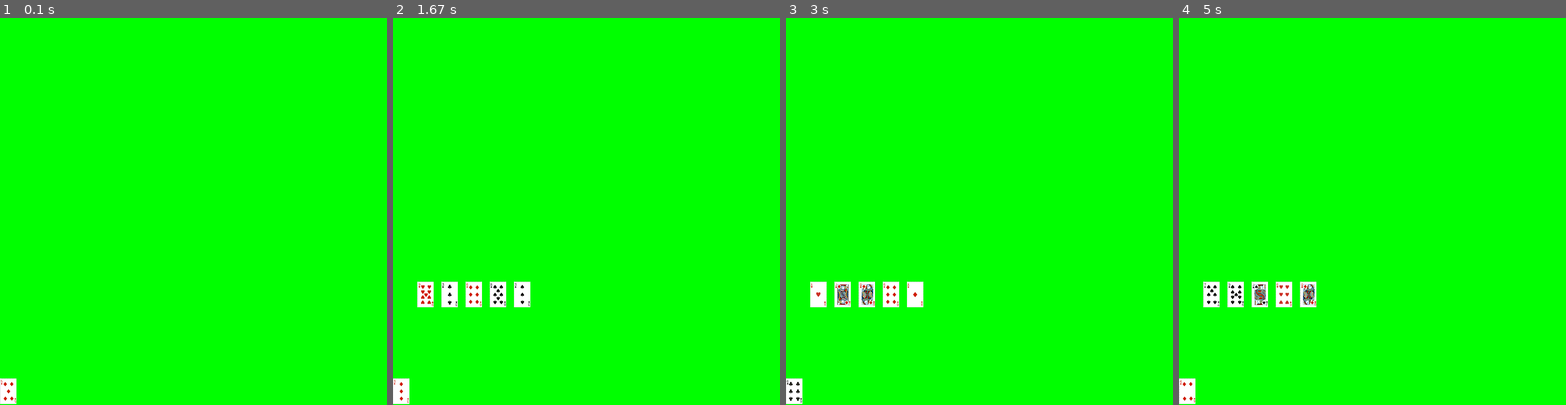
Above: before the commit, frames 1-4 (left to right).
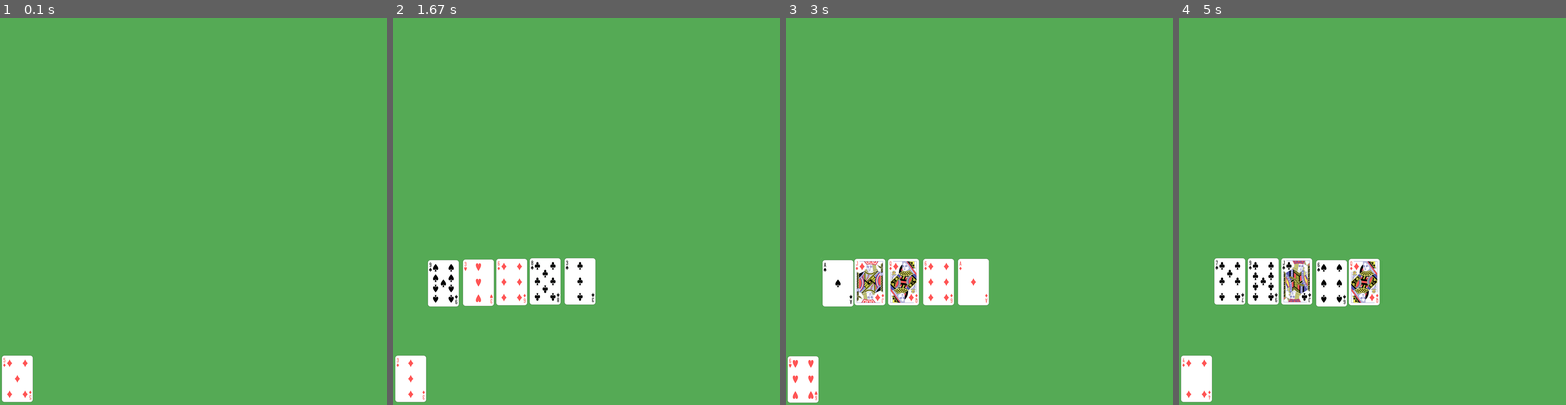
Above: after the commit, the same moments.

Repository: carlopinto/python-exercises
Game: pygame game, started from PyGameExercises/draw_playing_cards.py
Two runs of this game, one before a commit and one after it. Both use one fixed random seed, a clock stepped at 60 frames per second and the inputs below.
Inputs:
- Up to frame 1 (0.1 s): no input
- Up to frame 2 (1.67 s): tap Space at 0.33, 0.73, 1.03, 1.23, 1.57 s
- Up to frame 3 (3 s): tap Space at 1.87, 2.07, 2.37, 2.63, 2.97 s
- Up to frame 4 (5 s): tap Space at 3.27, 3.4, 3.8, 4.1, 4.47, 4.87 s

The runs differ from the first frame. In frame 1, 100% of the frame differs, in the area x 0-100%, y 0-100%; in frame 2, 99%; in frame 3, 100%; in frame 4, 99%.

Commit message:
Add blackjack game made with pygame and higher res cards Adjust draw_playing_cards for new images

Diff:
--- /dev/null
+++ b/PyGameExercises/blackjack_pygame.py
@@ -0,0 +1,367 @@
+'''
+Blackjack
+-------------------------------------------------------------
+'''
+
+import pygame
+import time
+
+class Card:
+    suits = ['Spades', 'Hearts', 'Diamonds', 'Clubs']
+    cards = ["na",'A', '2', '3', '4', '5', '6', '7', '8', '9', '10', 'J', 'Q', 'K']
+    cards_dict = {'na': -1, 'A': 11, '2': 2, '3': 3, '4': 4, '5': 5, '6': 6,
+                '7': 7, '8': 8, '9': 9, '10': 10, 'J': 10, 'Q': 10, 'K': 10}
+
+    def __init__(self, suit, rank, img, target_posn, curr_patch_num):
+        self.suit = suit
+        self.card = self.cards[rank]
+        self.value = self.cards_dict[self.cards[rank]]
+        self.img = img
+        self.init_posn = target_posn
+        self.posn = target_posn
+        self.card_width = 70
+        self.card_height = 103
+        self.curr_patch_num = (curr_patch_num[0] * self.card_height, curr_patch_num[1] * self.card_width)
+
+    def __str__(self):
+        return (self.card + " of " + self.suits[self.suit])
+
+    def update(self):
+        return
+
+    def draw(self, target_surface):
+        patch_rect = (self.curr_patch_num[1], self.curr_patch_num[0], self.card_width, self.card_height)
+        target_surface.blit(self.img, self.posn, patch_rect)
+
+
+class Deck:
+    def __init__(self, playing_cards, ):
+        self.cards = []
+        # Create a sprite object for each card, and populate our list.
+        for row in range(0, 4):
+            for col in range(1, 14):
+                a_card = Card(row, col, playing_cards, (0, 0), (row, col - 1)) # (row * self.card_height, (col-1) * self.card_width))
+                self.cards.append(a_card)
+
+    def print_deck(self):
+        for card in self.cards:
+            print(card)
+
+    def __str__(self):
+        s = ""
+        for i in range(len(self.cards)):
+            s = s + " " * i + str(self.cards[i]) + "\n"
+        return s
+
+    def shuffle(self):
+        import random
+        rng = random.Random()        # Create a random generator
+        rng.shuffle(self.cards)      # Use its shuffle method
+
+    def remove(self, card):
+        if card in self.cards:
+            self.cards.remove(card)
+            return True
+        else:
+            return False
+
+    def pop(self):
+        """ Removes the last card in the list, so we are in effect dealing from the bottom of the deck """
+        return self.cards.pop()
+
+    def is_empty(self):
+        return self.cards == []
+
+    def deal(self, hands, num_cards=999):
+        num_hands = len(hands)
+        for i in range(num_cards):
+            if self.is_empty():
+                break                    # Break if out of cards
+            card = self.pop()            # Take the top card
+            hand = hands[i % num_hands]  # Whose turn is next?
+            hand.add(card)               # Add the card to the hand
+
+    def deal_hand(self, hand, num_cards=0):
+        if not self.is_empty():
+            card = self.pop()
+            hand.add(card)
+
+
+class Hand(Deck):
+
+    def __init__(self, name=""):
+       self.cards = []
+       self.name = name
+
+    def add(self, card):
+        self.cards.append(card)
+
+    def __str__(self):
+        s = "Hand " + self.name
+        if self.is_empty():
+            s += " is empty\n"
+        else:
+            s += " contains\n"
+        return s + Deck.__str__(self)
+
+class BlackjackGame():
+
+    def __init__(self):
+
+        pygame.init()
+        self.surface_sz = 800 # Proposed physical surface size. \
+        pygame.Surface
+        self.playing_cards = pygame.image.load("PyGameExercises/carddeck.png")
+        self.card_back_red = pygame.image.load("PyGameExercises/playing-card-back-red.jpg")
+        self.card_back_blue = pygame.image.load("PyGameExercises/playing-card-back-blue.jpg")
+
+        self.deck = Deck(self.playing_cards)
+        self.deck.shuffle()
+
+        # Make a hand for each player
+        self.hands = []
+        for name in ["Player", "Dealer"]:
+            self.hands.append(Hand(name))
+
+        self.player_score = 0
+        self.dealer_score = 0
+
+        # Create a font for rendering text
+        self.my_font = pygame.font.SysFont("Courier", 22)
+        self.my_font2 = pygame.font.SysFont("Courier", 32)
+        self.my_font_label = pygame.font.SysFont("Courier", 24)
+        # Make a new surface with an image of the text
+        self.update_instruction("Press SPACE to deal the first card...")
+        self.the_text = self.my_font.render("Press SPACE to deal the first card...", True, (0,0,0))
+        self.player_text = self.my_font2.render("PLAYER", True, (0,0,255))
+        self.dealer_text = self.my_font2.render("DEALER", True, (0,0,255))
+        self.pl_score = self.my_font.render(f"Player score: {self.player_score}", True, (0,0,0))
+        self.de_score = self.my_font.render(f"Dealer score: {self.dealer_score}", True, (0,0,0))
+        self.result_text = self.my_font2.render("", True, (255,0,0))
+
+        # step between cards on table
+        self.x_step = self.surface_sz / 6
+        self.y_step = self.surface_sz / 3
+
+    def deal(self, num_cards=0):
+        self.deck.deal(self.hands, num_cards)
+
+    def deal_hand(self, hand_index=0, num_cards=0):
+        self.deck.deal_hand(self.hands[hand_index], num_cards)
+
+    def update_scores(self, both_scores=True):
+        for (i, hand) in enumerate(self.hands):
+            for (c, card) in enumerate(hand.cards):
+                card.posn = (i * self.y_step + self.y_step, c * self.x_step + self.x_step)
+                if hand.name == "Player":
+                    self.player_score += card.value
+                    self.pl_score = self.my_font.render(f"Player score: {self.player_score}", True, (0,0,0))
+                else:
+                    if both_scores:
+                        self.dealer_score += card.value
+                        self.de_score = self.my_font.render(f"Dealer score: {self.dealer_score}", True, (0,0,0))
+                    else:
+                        # Do not update for dealer as card is hidden
+                        pass
+
+    def update_instruction(self, instr=""):
+        self.the_text = self.my_font.render(instr, True, (0,0,0))
+
+    def update_result(self, result=""):
+        self.result_text = self.my_font2.render(result, True, (255,0,0))
+
+    def play(self):
+        """ Draw a poker table and play blackjack"""
+
+        my_clock = pygame.time.Clock()
+
+        # Create the surface of (width, height), and its window.
+        surface = pygame.display.set_mode((self.surface_sz, self.surface_sz))
+
+        pygame.display.set_caption("Blackjack")
+
+        a_card_red = Card(0, 0, self.card_back_red, (0, 0), (0, 0))
+        a_card_blue = Card(0, 0, self.card_back_blue, (0, 0), (0, 0))
+
+        # Deal the cards
+        self.deal(2)
+
+        round_count = 0
+        game_over = False
+        dealer_playing = False
+
+        while True:
+            # Look for an event from keyboard, mouse, etc.
+            ev = pygame.event.poll()
+            if ev.type == pygame.QUIT:
+                break
+
+            if ev.type == pygame.KEYDOWN and not game_over:
+                key = ev.dict["key"]
+                # reset scores
+                self.player_score = 0
+                self.dealer_score = 0
+
+                # user is playing
+                if not dealer_playing:
+                    # User presses Space
+                    if key == pygame.K_SPACE:
+                        if round_count == 0:
+
+                            self.update_scores()
+
+                            self.update_instruction("Press SPACE to get another card...")
+                            # Deal the card for the player
+                            self.deal_hand(0, 1)
+                            # If dealt an Ace, adjust score for each existing Ace in hand
+                            if self.player_score > 21:
+                                for card in self.hands[0].cards:
+                                    if card.value == 11:
+                                        card.value = 1
+
+                            round_count += 1
+                        elif round_count == 1:
+
+                            self.update_scores()
+
+                            self.update_instruction("Press SPACE to get another card...")
+                            # Deal the card for the dealer
+                            self.deal_hand(1, 1)
+
+                            # If dealt an Ace, adjust score for each existing Ace in hand
+                            if self.dealer_score > 21:
+                                for card in self.hands[1].cards:
+                                    if card.value == 11:
+                                        card.value = 1
+
+                            round_count += 1
+                        elif round_count == 2:
+
+                            self.update_scores(False)
+
+                            a_card_blue.posn = (self.y_step + self.y_step, self.x_step + self.x_step)
+
+                            self.update_instruction("Press H to hit or S to Stand...")
+
+                            round_count += 1
+                    # User presses H
+                    if key == pygame.K_h:
+                        if round_count == 3:
+                            # Deal the card for the player
+                            self.deal_hand(0, 1)
+
+                            # If dealt an Ace, adjust score for each existing Ace in hand
+                            if self.player_score > 21:
+                                for card in self.hands[0].cards:
+                                    if card.value == 11:
+                                        card.value = 1
+
+                            self.update_scores(False)
+
+                            # check score
+                            if self.player_score == 21:
+                                self.update_instruction("")
+                                self.update_result("PLAYER HAS A BLACKJACK, PLAYER WINS!!!")
+                                game_over = True
+                            elif self.player_score > 21:
+                                self.update_instruction("")
+                                self.update_result("PLAYER BUSTED!!! GAME OVER!!!")
+                                game_over = True
+
+                    # User presses S
+                    if key == pygame.K_s:
+                        if round_count == 3:
+                            time.sleep(1)
+
+                            self.update_scores()
+
+                            a_card_blue.posn = a_card_blue.init_posn
+
+                            self.update_instruction("")
+
+                            # check score
+                            if self.player_score == 21:
+                                self.update_result("PLAYER HAS A BLACKJACK, PLAYER WINS!!!")
+                                game_over = True
+                            elif self.player_score > 21:
+                                self.update_result("PLAYER BUSTED!!! GAME OVER!!!")
+                                game_over = True
+                            else:
+                                if self.dealer_score == 21:
+                                    self.update_result("DEALER HAS A BLACKJACK, DEALER WINS!!!")
+                                    game_over = True
+                                elif self.dealer_score > self.player_score:
+                                    self.update_result("DEALER WINS!!! GAME OVER!!!")
+                                    game_over = True
+                                else:
+                                    self.update_instruction("Press D to let the Dealer play...")
+                                    dealer_playing = True
+                # dealer is playing
+                else:
+                    # User presses D and let the dealer play
+                    if key == pygame.K_d:
+                        time.sleep(1)
+
+                        # Deal the card for the dealer
+                        self.deal_hand(1, 1)
+
+                        # If dealt an Ace, adjust score for each existing Ace in hand
+                        if self.dealer_score > 21:
+                            for card in self.hands[1].cards:
+                                if card.value == 11:
+                                    card.value = 1
+
+                        self.update_scores()
+
+                        self.update_instruction("")
+
+                        if self.dealer_score == 21:
+                            self.update_result("DEALER HAS A BLACKJACK, DEALER WINS!!!")
+                            game_over = True
+                        elif self.dealer_score > 21:
+                            self.update_result("DEALER BUSTED!!! PLAYER WINS!!!")
+                            game_over = True
+                        elif self.dealer_score > self.player_score:
+                            self.update_result("DEALER WINS!!! GAME OVER!!!")
+                            game_over = True
+                        else:
+                            self.update_instruction("Press D to let the Dealer play...")
+
+            # Draw a fresh background (a green poker cloth)
+            surface.fill((85, 170, 85))
+
+            # Ask cards to draw itself.
+            for card in self.deck.cards:
+                card.draw(surface)
+
+            # Ask cards in hands to draw itself.
+            for hand in self.hands:
+                for card in hand.cards:
+                    card.draw(surface)
+
+            # Ask back cards to draw itself
+            a_card_blue.draw(surface)
+            a_card_red.draw(surface)
+
+            # Copy the instructions to the main surface
+            surface.blit(self.the_text, (self.surface_sz / 4, 10))
+
+            surface.blit(self.player_text, (self.y_step - 30, self.x_step - 40) )
+            surface.blit(self.dealer_text, (self.y_step * 2 - 30, self.x_step - 40) )
+
+            # Copy the score to the main surface
+            surface.blit(self.pl_score, (self.surface_sz - 220, self.surface_sz - 70))
+            surface.blit(self.de_score, (self.surface_sz - 220, self.surface_sz - 35))
+
+            # Copy the result to the main surface
+            surface.blit(self.result_text, (20, self.surface_sz - 120))
+
+            pygame.display.flip()
+            my_clock.tick(60)
+
+        pygame.quit()
+
+
+if __name__ == '__main__':
+    game = BlackjackGame()
+    game.play()
--- a/PyGameExercises/draw_playing_cards.py
+++ b/PyGameExercises/draw_playing_cards.py
@@ -7,20 +7,19 @@
         self.img = img
         self.init_posn = target_posn
         self.posn = target_posn
-        self.curr_patch_num = curr_patch_num
-        self.card_width = 34.61
-        self.card_height = 53
+        self.card_width = 70
+        self.card_height = 103
+        self.curr_patch_num = (curr_patch_num[0] * self.card_height, curr_patch_num[1] * self.card_width)
 
     def update(self):
         return
 
     def draw(self, target_surface):
-        """each card has width = 34.61 and height = 53"""
         patch_rect = (self.curr_patch_num[1], self.curr_patch_num[0], self.card_width, self.card_height)
         target_surface.blit(self.img, self.posn, patch_rect)
 
     def handle_click(self, index):
-        self.posn = (50 * index + 50, self.init_posn[1] - 200)
+        self.posn = (self.card_width * index + self.card_width, self.init_posn[1] - 200)
 
     def reset_pos(self):
         self.posn = self.init_posn
@@ -47,7 +46,7 @@
     # Create a sprite object for each card, and populate our list.
     for row in range(0, 4):
         for col in range(0, 13):
-            a_card = CardSprite(playing_cards, (0, surface_sz - 55), (row*53, col*34.61))
+            a_card = CardSprite(playing_cards, (0, surface_sz - 105), (row, col))
             all_cards.append(a_card)
 
     random.shuffle(all_cards)
@@ -82,7 +81,7 @@
             card.update()
 
         # Draw a fresh background (a green poker cloth)
-        surface.fill((0,255, 0))
+        surface.fill((85, 170, 85))
 
         # Ask first 5 sprites to draw itself.
         # for i in range(0, 5):
Binary file changed: PyGameExercises/carddeck.png
Binary file added: PyGameExercises/playing-card-back-blue.jpg
Binary file added: PyGameExercises/playing-card-back-red.jpg
